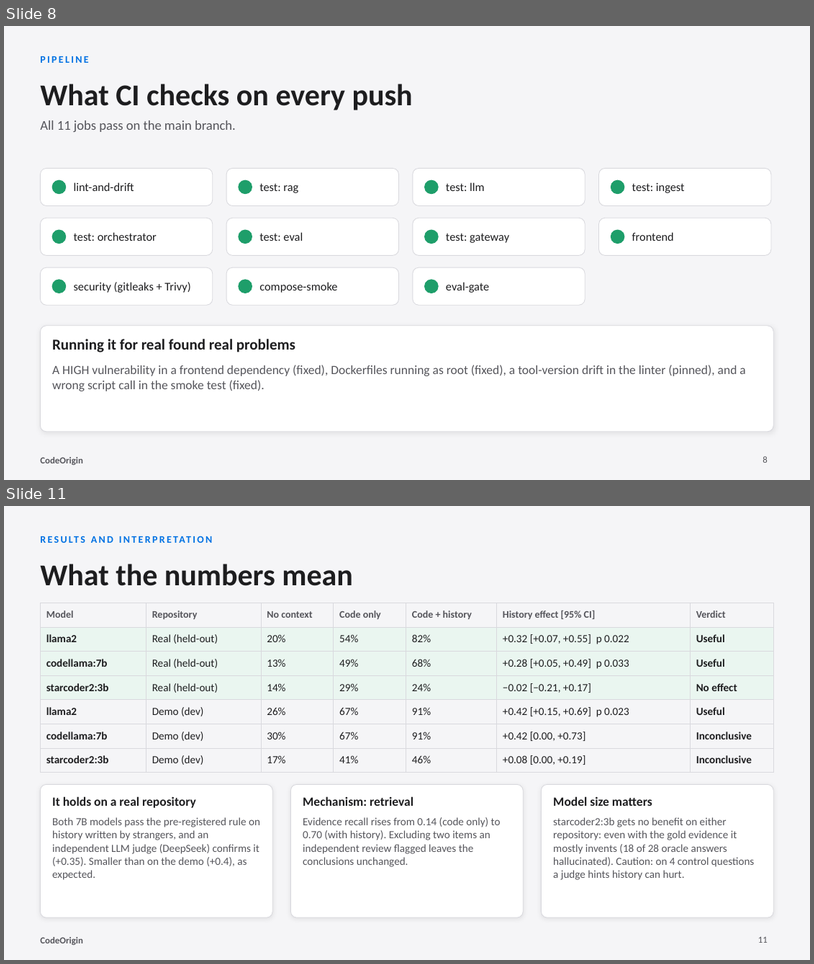
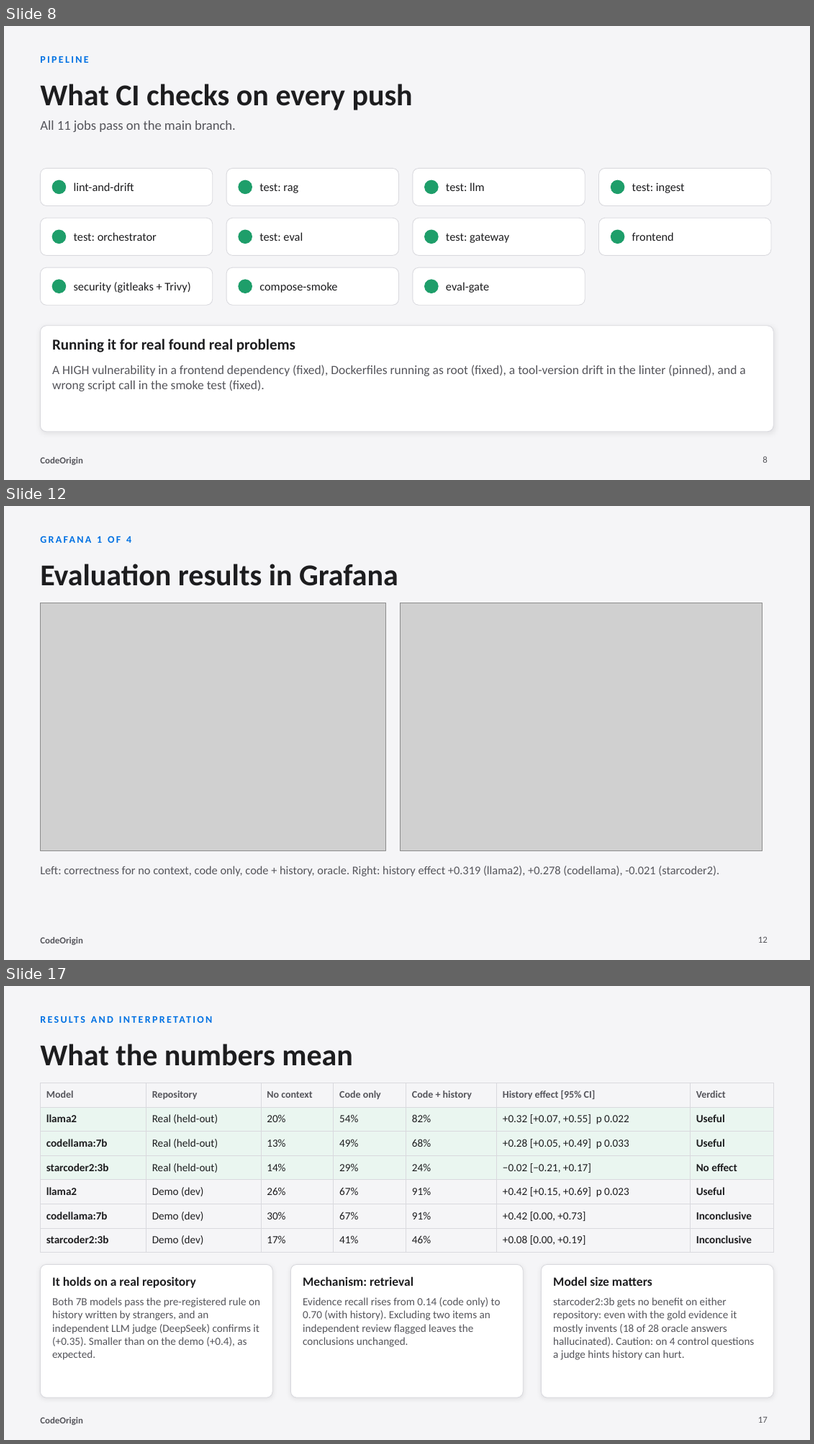
Before and after one commit to IATESPAGHETTI/Code_Origin, a slide deck: docs/CodeOrigin_presentation.pptx. Shown one above the other, each under a label of ours: slides 8 and 11 before the commit, slides 8, 12 and 17 after it; the slides between them are not shown. The pictures are 814x964 and 814x1444 pixels, drawn with LibreOffice and Linux fonts; fonts in the diff are those of the drawing; grey boxes stand for pictures. Boxes give left, top, right and bottom in pixels: in the first picture for what was removed or moved away, otherwise in the second. Text is boxed around its words. In the diff, an @@ line names an element or a change of style, - is before the commit and + after.

```diff
--- a/docs/CodeOrigin_presentation.pptx
+++ b/docs/CodeOrigin_presentation.pptx
@@ slide 12 added at (4,506,810,960), background #F5F5F7; not listed: 1 template element that a slide beside it also shows @@
@@ text added at (97,536,131,543), 12 pt, text #0071E3, bold @@
+GRAFANA 1 OF 4
@@ text added at (40,564,399,586), 36 pt, text #1D1D1F, bold @@
+Evaluation results in Grafana
@@ picture added at (40,602,386,851) @@
@@ picture added at (400,602,763,851) @@
@@ text added at (40,865,720,876), 14 pt, text #55555B @@
+Left: correctness for no context, code only, code + history, oracle. Right: history effect +0.319 (llama2), +0.278 (codellama), -0.021 (starcoder2).
@@ page number added at (759,936,768,942), 11 pt, text #55555B @@
+12
@@ what was slide 11 is now slide 17 @@
@@ page number at (759,1417,768,1422): text changed @@
-11
+17
```
Also in this commit, not shown: 1 slide changed, 6 other slides added, 1 slide removed, 19 other files.
